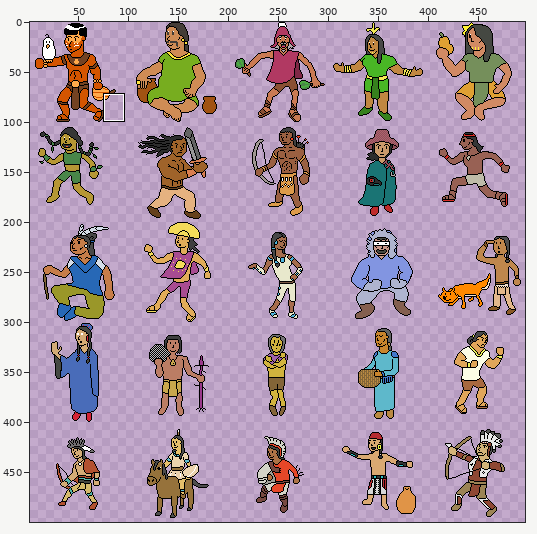
Sprite sheet, stored at www/assets/sheet4.png. Above, an overview of the earlier version with the close-up marked.
Close-up. Old version:
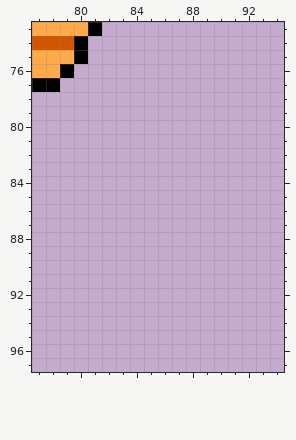
The file is 500x500 pixels. Colours within 5 levels of each other are drawn and written as one. Shown: x 77..94, y 73..97. The wide view leaves out empty margins. The commit also changed other parts of the picture, which this record leaves out.
The same view after the edit:
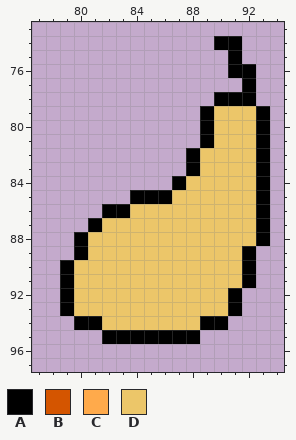
Palette (. is transparent): A #000000  B #d45500  C #ffaa4b  D #ecc669
What changed:
Changed rows in their new state; - is an unchanged pixel.
first column x 77:
73 .....------------
74 ....---------AA--
75 ....----------A--
76 ...-----------AA-
77 ..-------------A-
78 -------------AAA-
79 ------------ADDDA
80 ------------ADDDA
81 ------------ADDDA
82 -----------ADDDDA
83 -----------ADDDDA
84 ----------ADDDDDA
85 -------AAADDDDDDA
86 -----AADDDDDDDDDA
87 ----ADDDDDDDDDDDA
88 ---ADDDDDDDDDDDDA
89 ---ADDDDDDDDDDDA-
90 --ADDDDDDDDDDDDA-
91 --ADDDDDDDDDDDDA-
92 --ADDDDDDDDDDDA--
93 --ADDDDDDDDDDDA--
94 ---AADDDDDDDAA---
95 -----AAAAAAA-----
